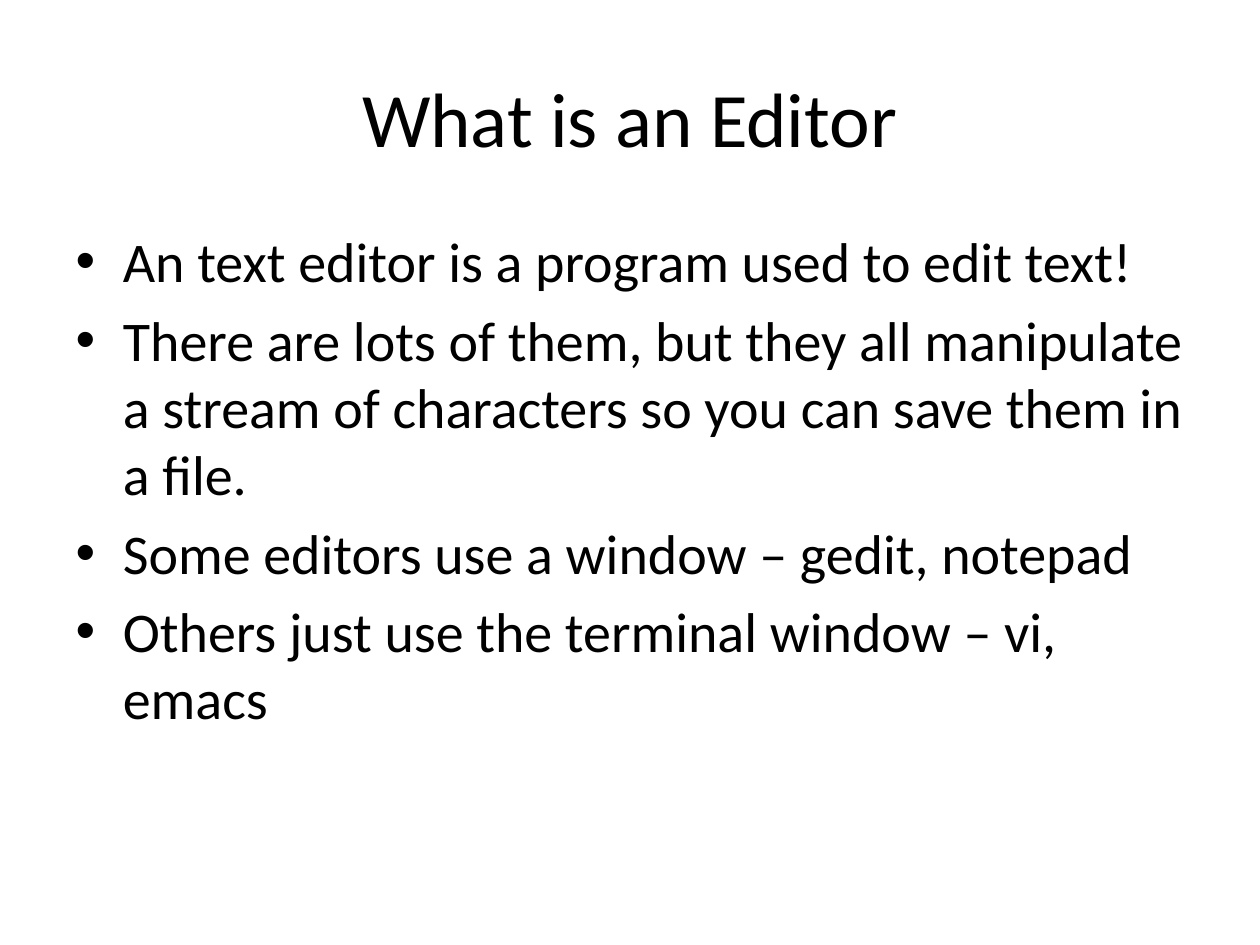
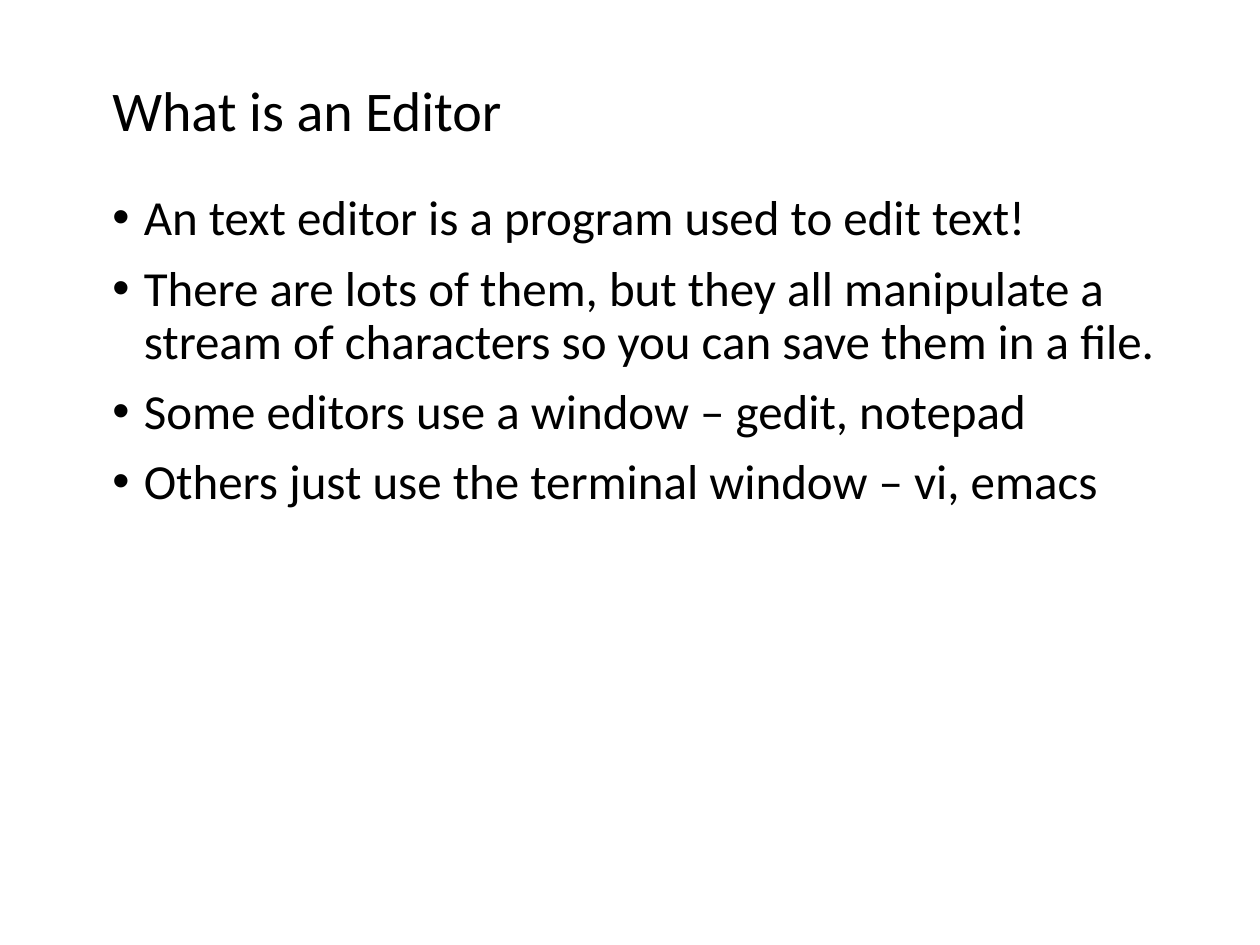
Before and after one commit to ncasuk/ncas-isc, a slide deck: slide 2 of shell/presentations/0_editors.pptx. Drawn at 1260x945 pixels with LibreOffice and Linux fonts; fonts in the diff are those of the drawing; background and template pictures are left out. Boxes give left, top, right and bottom in pixels: in the first picture for what was removed or moved away, otherwise in the second. Text is boxed around its words. In the diff, an @@ line names an element or a change of style, - is before the commit and + after.

```diff
--- a/shell/presentations/0_editors.pptx
+++ b/shell/presentations/0_editors.pptx
@@ title "What is an Editor": place and size @@
-title "What is an Editor" at [362,93,897,148]
+title "What is an Editor" at [112,92,501,132]
@@ title "What is an Editor" at [112,92,501,132]: size 44 to 32 pt; alignment centre to left; line spacing 1 to 0.9 @@
@@ text "An text editor is a ...": place and size @@
-text "An text editor is a ..." at [123,243,1182,720]
+text "An text editor is a ..." at [144,201,1154,508]
@@ text "An text editor is a ..." at [144,201,1154,508]: size 32 to 28 pt; indent changed; line spacing 1 to 0.9; more space between paragraphs @@
```
Also in this commit, not shown: 7 other slides changed, 2 other files.
